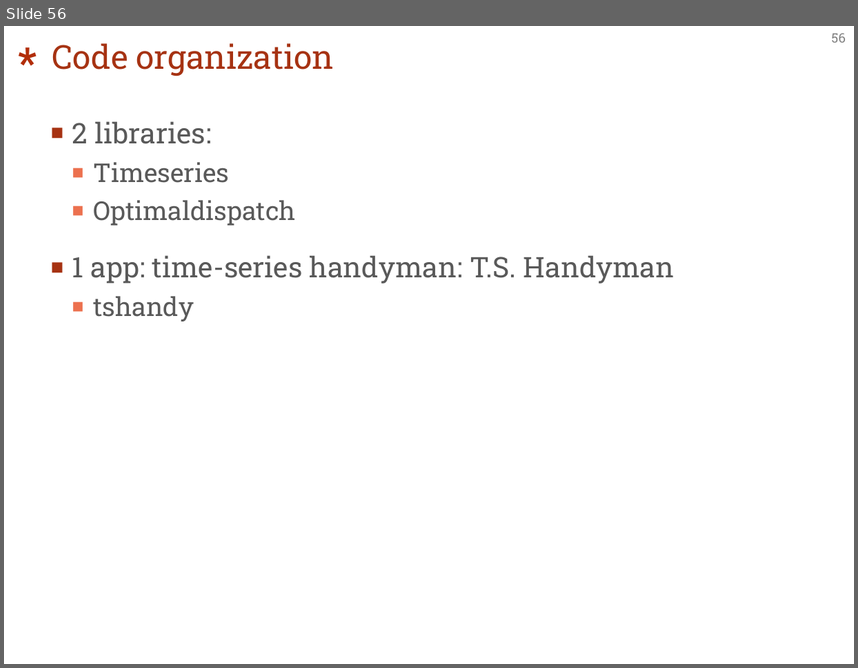
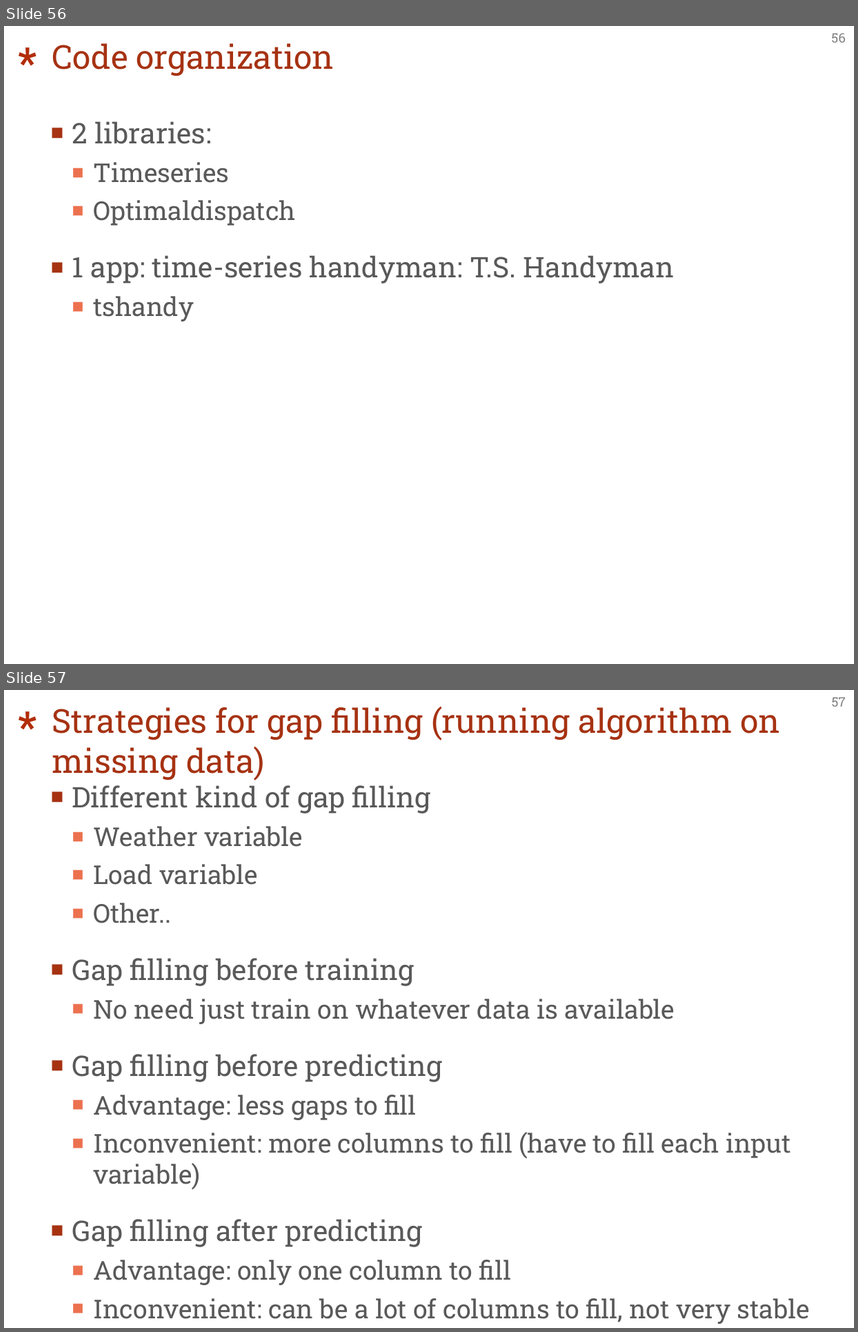
Before and after one commit to EBlonkowski/tshandy, a slide deck: architecture/architecture.pptx. Shown one above the other, each under a label of ours: slide 56 before the commit, slides 56 and 57 after it. The pictures are 858x668 and 858x1332 pixels, drawn with LibreOffice and Linux fonts; fonts in the diff are those of the drawing. Boxes give left, top, right and bottom in pixels: in the first picture for what was removed or moved away, otherwise in the second. Text is boxed around its words. In the diff, an @@ line names an element or a change of style, - is before the commit and + after.

```diff
--- a/architecture/architecture.pptx
+++ b/architecture/architecture.pptx
@@ slide 57 added at (4,690,854,1328), background #FFFFFF; not listed: 2 template elements that a slide beside it also shows @@
@@ title added at (52,707,781,780), 28 pt, text #A63212 @@
+Strategies for gap filling (running algorithm on missing data)
@@ text added at (72,785,810,1319), 22 pt, text #595959 @@
+■ Different kind of gap filling
+  ■ Weather variable
+  ■ Load variable
+  ■ Other..
+■ Gap filling before training
+  ■ No need just train on whatever data is available
+■ Gap filling before predicting
+  ■ Advantage: less gaps to fill
+  ■ Inconvenient: more columns to fill (have to fill each input variable)
+■ Gap filling after predicting
+  ■ Advantage: only one column to fill
+  ■ Inconvenient: can be a lot of columns to fill, not very stable
```
Also in this commit, not shown: 1 other slide added, 8 other files.
